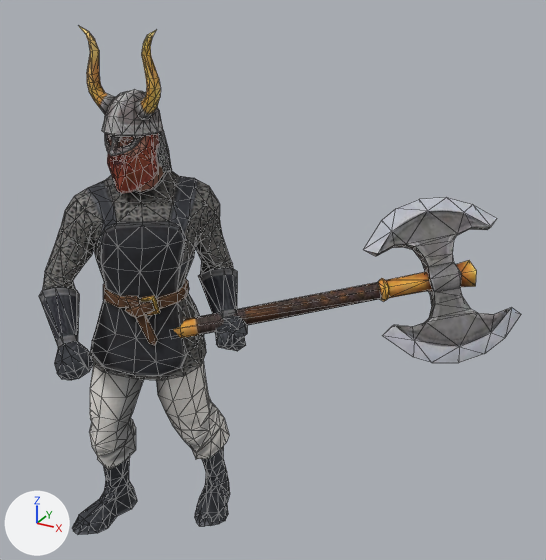
What one commit did to the glTF model public/assets/unit-models/123-heroofragnarok.glb.
Rendered twice from a 50 mm camera at (2.17, -2.72, 2.93) aimed at (0.54, 0.24, 1.45). Arrows for +X, +Y and +Z are at lower left; the lights stay in place. The picture after the commit comes second. Mesh edges are drawn as thin lines. Vertices at exactly the same position are counted once.

The older version as bpy lines, for what is in view:
```python
me_mesh_0 = bpy.data.meshes.new('Mesh_0')
me_mesh_0.from_pydata(...)  # 1256 vertices, 2405 faces; spans x -0.39..1.62, y -0.58..1.0, z 0.0..2.62
# faces by material slot: [2177, 228]
me_mesh_0.materials.append(mat_material_0)  # picture img_image_0
me_mesh_0.materials.append(mat_material_1)  # picture img_image_1
ob_mesh_0 = bpy.data.objects.new('Mesh_0', me_mesh_0)
ob_mesh_0.location = (0.0, 0.0, 0.0)
```
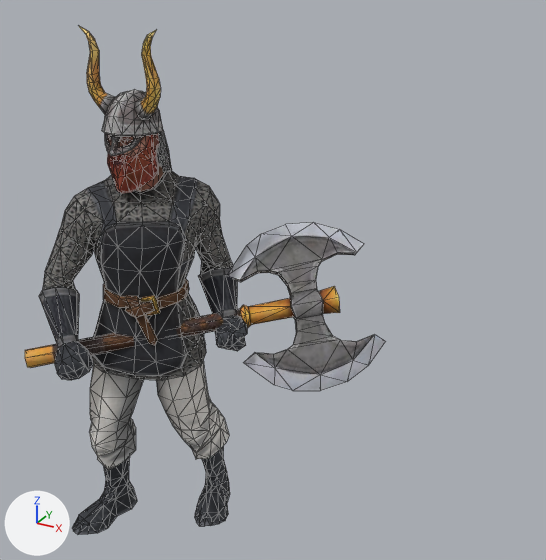
Pixel boxes [x1, y1, x2, y2] of what changed, in the pictures (546 x 560 px; the box of a moved part takes in the faces that stretch with it):
'Mesh_0', reshaped (25% narrower)
    before: [39, 26, 521, 535]
    after: [25, 26, 386, 535]
part 1 of me_mesh_0, moved or reshaped
    before: [173, 198, 521, 363]
    after: [25, 222, 386, 391]

Edits to the bpy script that builds the scene:
```text
Change me_mesh_0:
    used by ob_mesh_0; location = (0.0, 0.0, 0.0)
    remove me_mesh_0.from_pydata(...)  # 1256 vertices, 2405 faces; spans x -0.39..1.62, y -0.58..1.0, z 0.0..2.62
    add me_mesh_0.from_pydata(...)  # 1256 vertices, 2405 faces; spans x -0.41..1.08, y -0.58..0.59, z 0.0..2.62
    me_mesh_0 part 1: the loose piece of 116 vertices spanning x 0.13..1.62, y -0.14..1.0, z 1.08..1.77 is moved by (-0.55, -0.41, -0.1)
```
